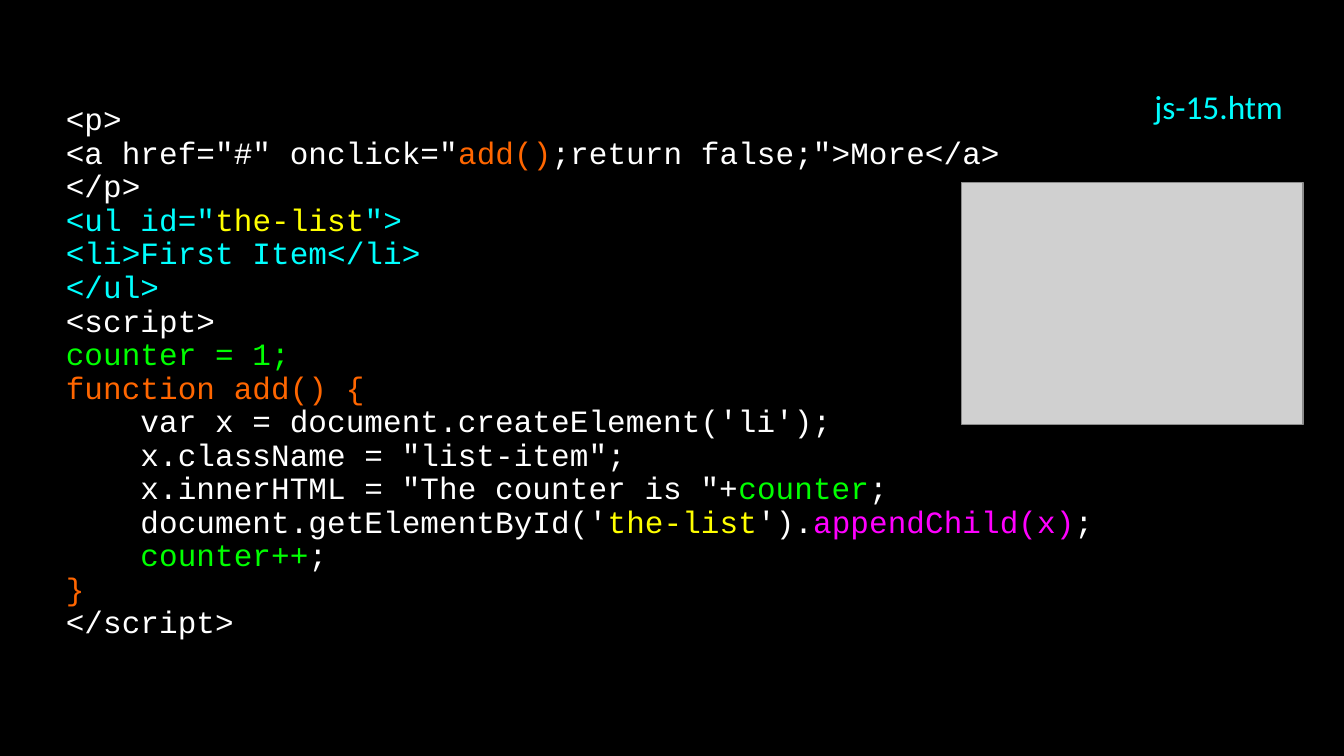
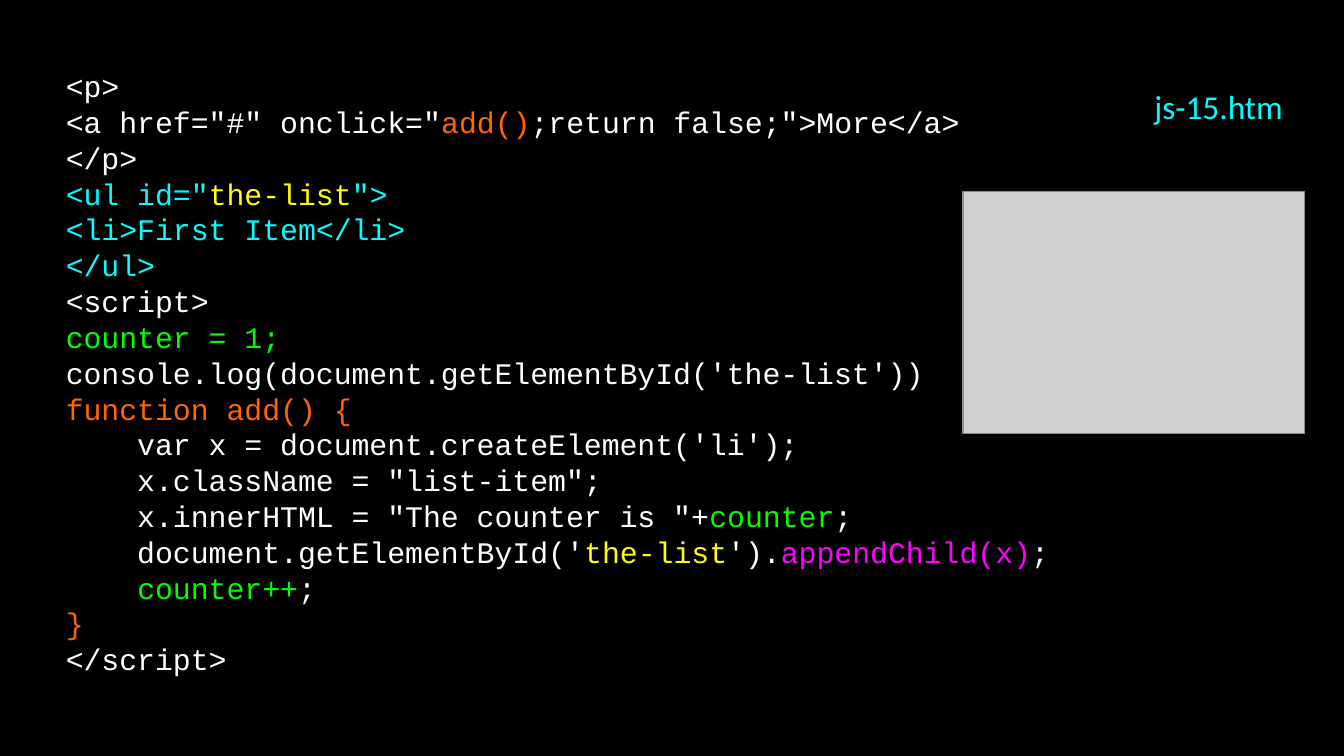
Before and after one commit to csev/wa4e, a slide deck: slide 53 of lectures/JS-01-JavaScript.ppt. Drawn at 1344x756 pixels with LibreOffice and Linux fonts; fonts in the diff are those of the drawing; grey boxes stand for pictures. Boxes give left, top, right and bottom in pixels: in the first picture for what was removed or moved away, otherwise in the second. Text is boxed around its words. In the diff, an @@ line names an element or a change of style, - is before the commit and + after.

```diff
--- a/lectures/JS-01-JavaScript.ppt
+++ b/lectures/JS-01-JavaScript.ppt
@@ text in free at (66, 79, 1049, 677): size 16.6 to 16 pt in "<p>", "<a href="#" onclick="add();return false;">More</a>", "</p>", "<ul id="the-list">" and 12 more places; line spacing 0.9 to 1 @@
@@ picture: place and size @@
-picture at (962, 183, 1304, 425)
+picture at (964, 192, 1305, 434)
@@ text in free at (66, 362, 924, 391): paragraph added @@
+console.log(document.getElementById('the-list'))
```
Also in this commit, not shown: 3 other slides changed, 3 other files.
